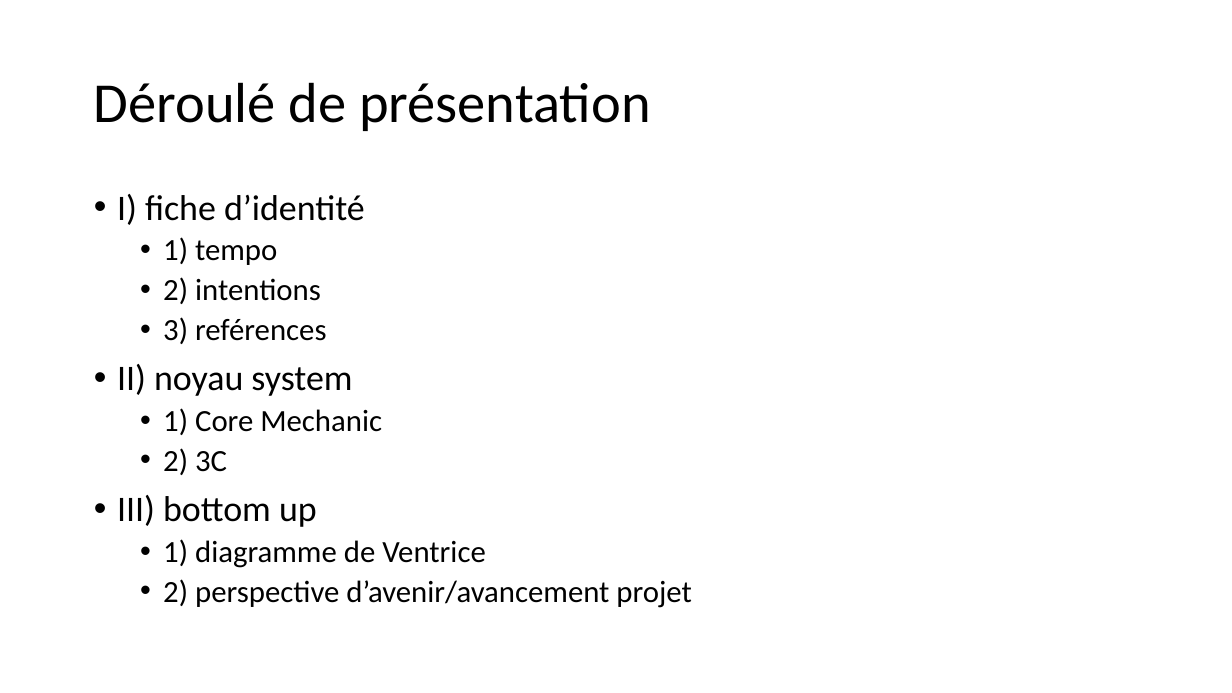
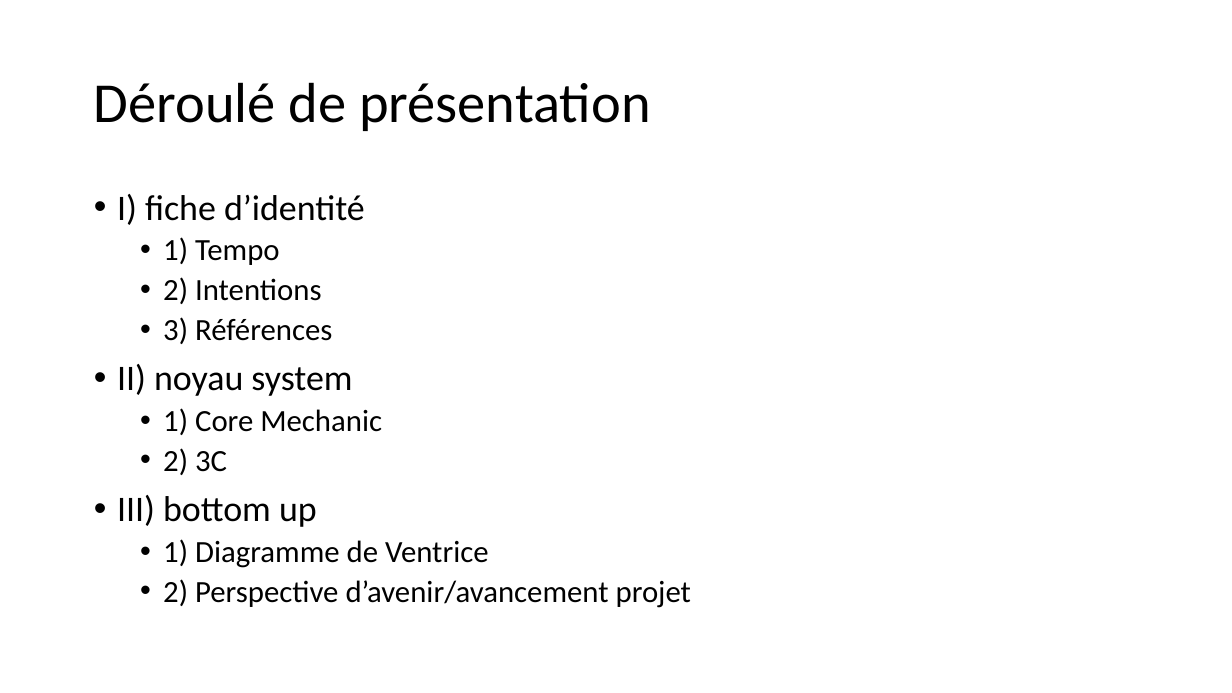
Before and after one commit to Quentingautier2B/Phainiks, a slide deck: slide 2 of Documents/Oiseau qui fait brrrr.pptx. Drawn at 1232x693 pixels with LibreOffice and Linux fonts; fonts in the diff are those of the drawing. Boxes give left, top, right and bottom in pixels: in the first picture for what was removed or moved away, otherwise in the second. Text is boxed around its words. In the diff, an @@ line names an element or a change of style, - is before the commit and + after.

Commit message:
update ppt
intentions + refs sur ppt

```diff
--- a/Documents/Oiseau qui fait brrrr.pptx
+++ b/Documents/Oiseau qui fait brrrr.pptx
@@ text at [163,237,332,344]: text changed @@
-  • 1) tempo
-  • 2) intentions
-  • 3) reférences
+  • 1) Tempo
+  • 2) Intentions
+  • 3) Références
@@ text at [163,539,691,608]: text changed @@
-  • 1) diagramme de Ventrice
-  • 2) perspective d’avenir/avancement projet
+  • 1) Diagramme de Ventrice
+  • 2) Perspective d’avenir/avancement projet
```
Also in this commit, not shown: 4 slides added, 2 slides removed, 1 other file.
